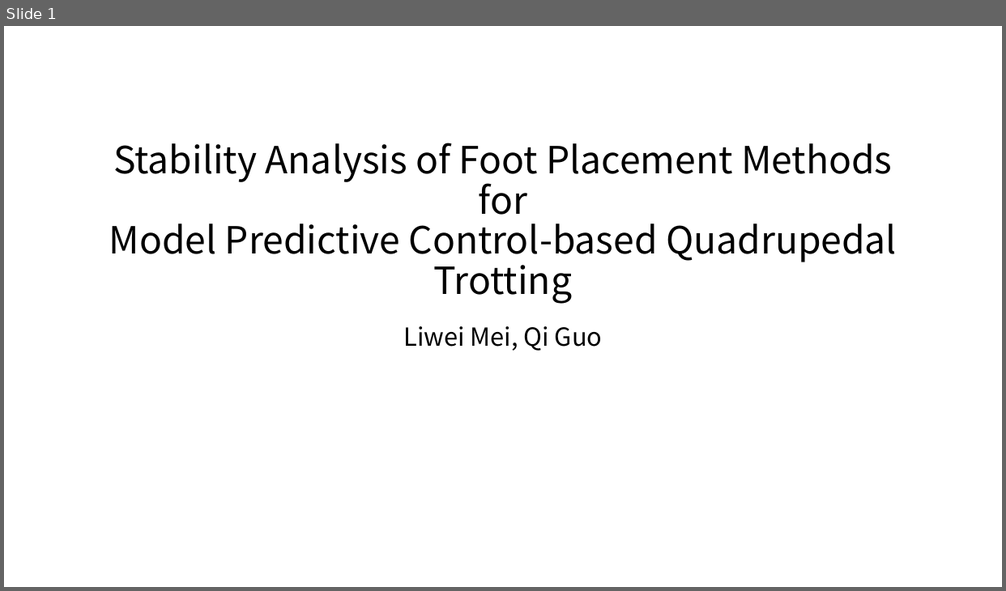
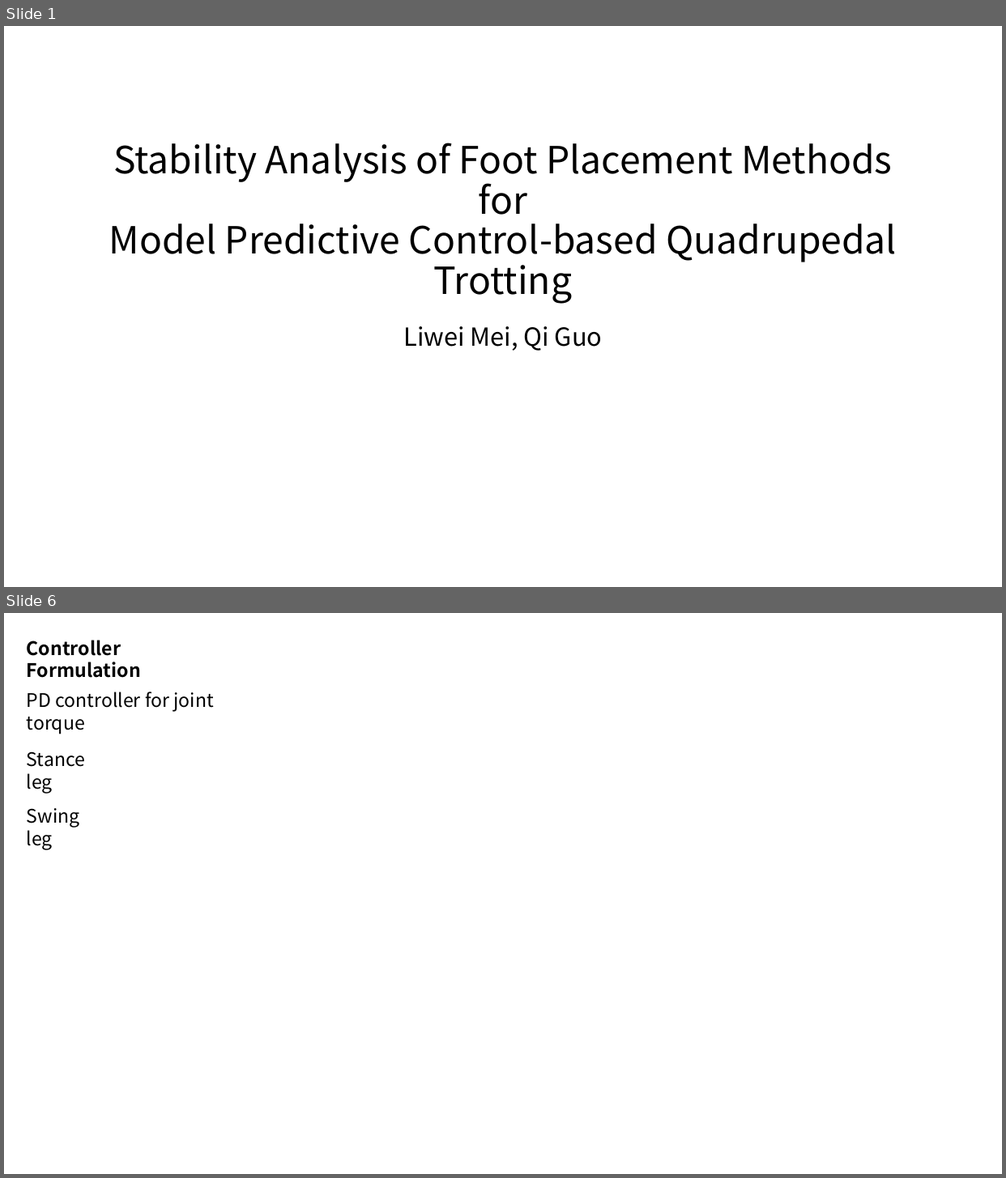
Before and after one commit to Meilili031010/locomotion-dynamics, a slide deck: pre.pptx. Shown one above the other, each under a label of ours: slide 1 before the commit, slides 1 and 6 after it; the slides between them are not shown. The pictures are 1006x591 and 1006x1178 pixels, drawn with LibreOffice and Linux fonts; fonts in the diff are those of the drawing. Boxes give left, top, right and bottom in pixels: in the first picture for what was removed or moved away, otherwise in the second. Text is boxed around its words. In the diff, an @@ line names an element or a change of style, - is before the commit and + after.

```diff
--- a/pre.pptx
+++ b/pre.pptx
@@ slide 6 added at (4, 613, 1002, 1174), background #FFFFFF @@
@@ text added at (27, 640, 141, 678), 18 pt, text #000000, bold @@
+Controller Formulation
@@ text added at (27, 692, 213, 735), 18 pt, text #000000 @@
+PD controller for joint torque
@@ text added at (27, 752, 85, 794), 18 pt, text #000000 @@
+Stance leg
@@ text added at (27, 808, 80, 850), 18 pt, text #000000 @@
+Swing leg
```
Also in this commit, not shown: 6 other slides added, 1 slide removed.
